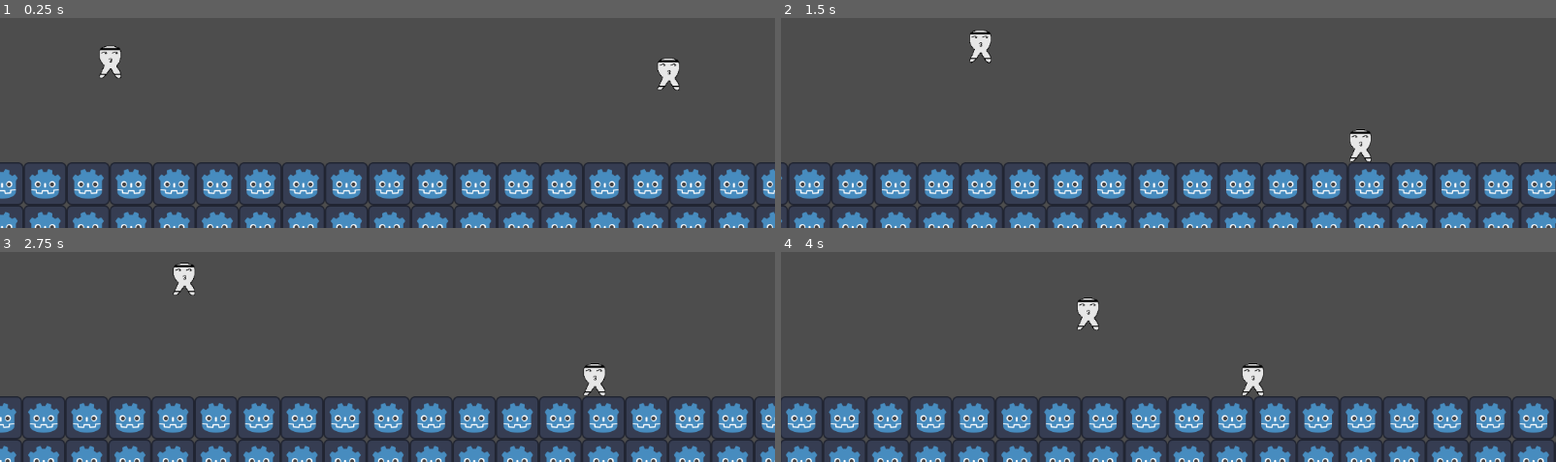
Above: before the commit, frames 1-4 (two rows, left to right).
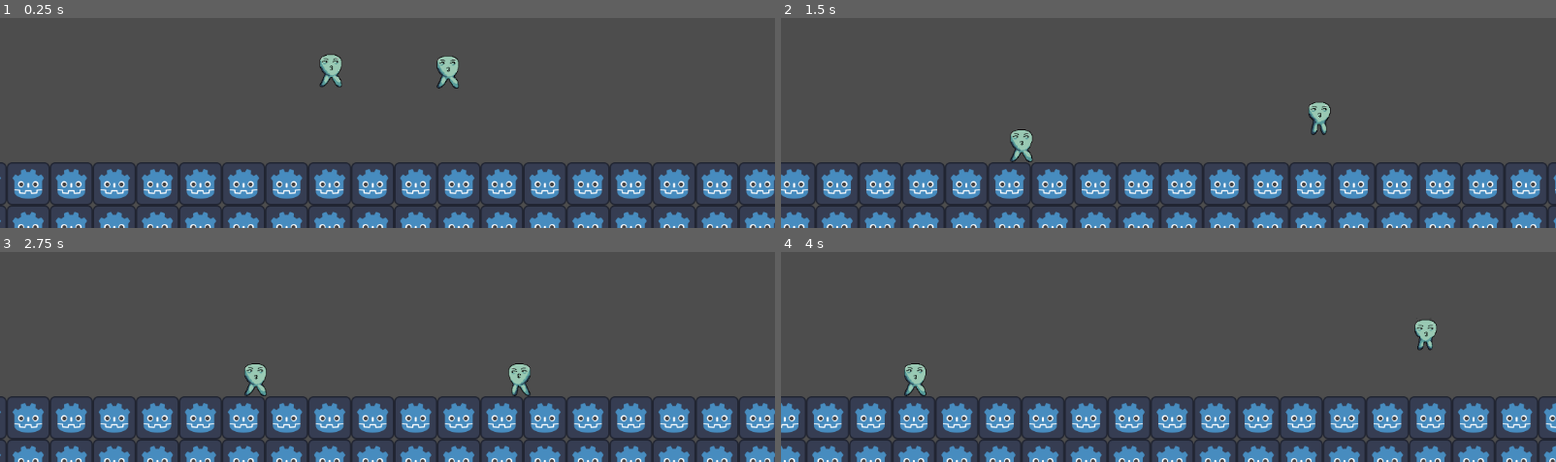
Above: after the commit, the same moments.

Repository: TheeVerySmall/rob-and-bob--doomsday
Game: Godot game, scene res://scenes/test_scene.tscn
Two runs of this game, one before a commit and one after it. Both use one fixed random seed, a clock stepped at 60 frames per second and the inputs below.
Inputs:
- Up to frame 1 (0.25 s): no input
- Up to frame 2 (1.5 s): hold Right (ui_right) from 0.53 s (still down); tap A (A) at 0.6 s; tap Up (ui_up) at 0.77, 1.07 s; tap D (D) at 0.8, 1.35 s
- Up to frame 3 (2.75 s): tap Up (ui_up) at 1.52, 1.82, 2.3 s; tap W (W) at 1.55, 2.1 s; release Right (ui_right) at 2.03 s; hold Left (ui_left) from 2.03 s (still down)
- Up to frame 4 (4 s): release Left (ui_left) at 2.78 s; hold Right (ui_right) from 2.78 s (still down); tap Up (ui_up) at 2.85, 3.02, 3.32, 3.77 s; tap A (A) at 3.05, 3.6 s; tap D (D) at 3.8 s

The runs differ from the first frame. In frame 1, 19% of the frame differs, in the area x 0-100%, y 13-100%; in frame 2, 19%; in frame 3, 19%; in frame 4, 19%.

Commit message:
Animation completed and speed/jump adjusted

Diff:
--- a/characters/bob.tscn
+++ b/characters/bob.tscn
@@ -1,9 +1,167 @@
-[gd_scene load_steps=3 format=3 uid="uid://db4euh32djnmt"]
+[gd_scene load_steps=24 format=3 uid="uid://db4euh32djnmt"]
 
-[ext_resource type="Texture2D" uid="uid://ci1pphumxdfao" path="res://art/ligga.png" id="1_iqfss"]
+[ext_resource type="Texture2D" uid="uid://drm6l5lxo2jrn" path="res://art/spritesheet1.png" id="1_y812g"]
 
 [sub_resource type="RectangleShape2D" id="RectangleShape2D_pl264"]
 size = Vector2(43, 62)
+
+[sub_resource type="AtlasTexture" id="AtlasTexture_c7upp"]
+atlas = ExtResource("1_y812g")
+region = Rect2(0, 0, 64, 64)
+
+[sub_resource type="AtlasTexture" id="AtlasTexture_pgkbb"]
+atlas = ExtResource("1_y812g")
+region = Rect2(64, 0, 64, 64)
+
+[sub_resource type="AtlasTexture" id="AtlasTexture_yf1fh"]
+atlas = ExtResource("1_y812g")
+region = Rect2(128, 0, 64, 64)
+
+[sub_resource type="AtlasTexture" id="AtlasTexture_71owj"]
+atlas = ExtResource("1_y812g")
+region = Rect2(192, 0, 64, 64)
+
+[sub_resource type="AtlasTexture" id="AtlasTexture_5nsi6"]
+atlas = ExtResource("1_y812g")
+region = Rect2(256, 0, 64, 64)
+
+[sub_resource type="AtlasTexture" id="AtlasTexture_j7m22"]
+atlas = ExtResource("1_y812g")
+region = Rect2(320, 0, 64, 64)
+
+[sub_resource type="AtlasTexture" id="AtlasTexture_x4ox7"]
+atlas = ExtResource("1_y812g")
+region = Rect2(0, 128, 64, 64)
+
+[sub_resource type="AtlasTexture" id="AtlasTexture_nevvu"]
+atlas = ExtResource("1_y812g")
+region = Rect2(64, 128, 64, 64)
+
+[sub_resource type="AtlasTexture" id="AtlasTexture_p1vx0"]
+atlas = ExtResource("1_y812g")
+region = Rect2(128, 128, 64, 64)
+
+[sub_resource type="AtlasTexture" id="AtlasTexture_81ejp"]
+atlas = ExtResource("1_y812g")
+region = Rect2(192, 128, 64, 64)
+
+[sub_resource type="AtlasTexture" id="AtlasTexture_6scj2"]
+atlas = ExtResource("1_y812g")
+region = Rect2(256, 128, 64, 64)
+
+[sub_resource type="AtlasTexture" id="AtlasTexture_lsc42"]
+atlas = ExtResource("1_y812g")
+region = Rect2(320, 128, 64, 64)
+
+[sub_resource type="AtlasTexture" id="AtlasTexture_ttfl4"]
+atlas = ExtResource("1_y812g")
+region = Rect2(384, 128, 64, 64)
+
+[sub_resource type="AtlasTexture" id="AtlasTexture_nwctu"]
+atlas = ExtResource("1_y812g")
+region = Rect2(448, 128, 64, 64)
+
+[sub_resource type="AtlasTexture" id="AtlasTexture_mqj2x"]
+atlas = ExtResource("1_y812g")
+region = Rect2(0, 64, 64, 64)
+
+[sub_resource type="AtlasTexture" id="AtlasTexture_xjeg8"]
+atlas = ExtResource("1_y812g")
+region = Rect2(64, 64, 64, 64)
+
+[sub_resource type="AtlasTexture" id="AtlasTexture_bceyk"]
+atlas = ExtResource("1_y812g")
+region = Rect2(128, 64, 64, 64)
+
+[sub_resource type="AtlasTexture" id="AtlasTexture_rbb5o"]
+atlas = ExtResource("1_y812g")
+region = Rect2(192, 64, 64, 64)
+
+[sub_resource type="AtlasTexture" id="AtlasTexture_hj0yc"]
+atlas = ExtResource("1_y812g")
+region = Rect2(256, 64, 64, 64)
+
+[sub_resource type="AtlasTexture" id="AtlasTexture_1jcqp"]
+atlas = ExtResource("1_y812g")
+region = Rect2(320, 64, 64, 64)
+
+[sub_resource type="SpriteFrames" id="SpriteFrames_u6so1"]
+animations = [{
+"frames": [{
+"duration": 1.0,
+"texture": SubResource("AtlasTexture_c7upp")
+}, {
+"duration": 1.0,
+"texture": SubResource("AtlasTexture_pgkbb")
+}, {
+"duration": 1.0,
+"texture": SubResource("AtlasTexture_yf1fh")
+}, {
+"duration": 1.0,
+"texture": SubResource("AtlasTexture_71owj")
+}, {
+"duration": 1.0,
+"texture": SubResource("AtlasTexture_5nsi6")
+}, {
+"duration": 1.0,
+"texture": SubResource("AtlasTexture_j7m22")
+}],
+"loop": true,
+"name": &"idle",
+"speed": 4.0
+}, {
+"frames": [{
+"duration": 1.0,
+"texture": SubResource("AtlasTexture_x4ox7")
+}, {
+"duration": 1.0,
+"texture": SubResource("AtlasTexture_nevvu")
+}, {
+"duration": 1.0,
+"texture": SubResource("AtlasTexture_p1vx0")
+}, {
+"duration": 1.0,
+"texture": SubResource("AtlasTexture_81ejp")
+}, {
+"duration": 1.0,
+"texture": SubResource("AtlasTexture_6scj2")
+}, {
+"duration": 1.0,
+"texture": SubResource("AtlasTexture_lsc42")
+}, {
+"duration": 1.0,
+"texture": SubResource("AtlasTexture_ttfl4")
+}, {
+"duration": 1.0,
+"texture": SubResource("AtlasTexture_nwctu")
+}],
+"loop": false,
+"name": &"jump",
+"speed": 9.0
+}, {
+"frames": [{
+"duration": 1.0,
+"texture": SubResource("AtlasTexture_mqj2x")
+}, {
+"duration": 1.0,
+"texture": SubResource("AtlasTexture_xjeg8")
+}, {
+"duration": 1.0,
+"texture": SubResource("AtlasTexture_bceyk")
+}, {
+"duration": 1.0,
+"texture": SubResource("AtlasTexture_rbb5o")
+}, {
+"duration": 1.0,
+"texture": SubResource("AtlasTexture_hj0yc")
+}, {
+"duration": 1.0,
+"texture": SubResource("AtlasTexture_1jcqp")
+}],
+"loop": true,
+"name": &"run",
+"speed": 14.0
+}]
 
 [node name="Bob" type="CharacterBody2D"]
 scale = Vector2(0.8, 0.8)
@@ -13,5 +171,6 @@
 position = Vector2(3.5, 1)
 shape = SubResource("RectangleShape2D_pl264")
 
-[node name="Sprite2D" type="Sprite2D" parent="."]
-texture = ExtResource("1_iqfss")
+[node name="AnimatedSprite2D" type="AnimatedSprite2D" parent="."]
+sprite_frames = SubResource("SpriteFrames_u6so1")
+animation = &"jump"
--- a/characters/rob.tscn
+++ b/characters/rob.tscn
@@ -1,9 +1,167 @@
-[gd_scene load_steps=3 format=3 uid="uid://dd28ppi3mpjwi"]
+[gd_scene load_steps=24 format=3 uid="uid://dd28ppi3mpjwi"]
 
-[ext_resource type="Texture2D" uid="uid://ci1pphumxdfao" path="res://art/ligga.png" id="1_kiwrb"]
+[ext_resource type="Texture2D" uid="uid://drm6l5lxo2jrn" path="res://art/spritesheet1.png" id="1_eyusd"]
 
 [sub_resource type="RectangleShape2D" id="RectangleShape2D_pl264"]
 size = Vector2(43, 62)
+
+[sub_resource type="AtlasTexture" id="AtlasTexture_c7upp"]
+atlas = ExtResource("1_eyusd")
+region = Rect2(0, 0, 64, 64)
+
+[sub_resource type="AtlasTexture" id="AtlasTexture_pgkbb"]
+atlas = ExtResource("1_eyusd")
+region = Rect2(64, 0, 64, 64)
+
+[sub_resource type="AtlasTexture" id="AtlasTexture_yf1fh"]
+atlas = ExtResource("1_eyusd")
+region = Rect2(128, 0, 64, 64)
+
+[sub_resource type="AtlasTexture" id="AtlasTexture_71owj"]
+atlas = ExtResource("1_eyusd")
+region = Rect2(192, 0, 64, 64)
+
+[sub_resource type="AtlasTexture" id="AtlasTexture_5nsi6"]
+atlas = ExtResource("1_eyusd")
+region = Rect2(256, 0, 64, 64)
+
+[sub_resource type="AtlasTexture" id="AtlasTexture_j7m22"]
+atlas = ExtResource("1_eyusd")
+region = Rect2(320, 0, 64, 64)
+
+[sub_resource type="AtlasTexture" id="AtlasTexture_x4ox7"]
+atlas = ExtResource("1_eyusd")
+region = Rect2(0, 128, 64, 64)
+
+[sub_resource type="AtlasTexture" id="AtlasTexture_nevvu"]
+atlas = ExtResource("1_eyusd")
+region = Rect2(64, 128, 64, 64)
+
+[sub_resource type="AtlasTexture" id="AtlasTexture_p1vx0"]
+atlas = ExtResource("1_eyusd")
+region = Rect2(128, 128, 64, 64)
+
+[sub_resource type="AtlasTexture" id="AtlasTexture_81ejp"]
+atlas = ExtResource("1_eyusd")
+region = Rect2(192, 128, 64, 64)
+
+[sub_resource type="AtlasTexture" id="AtlasTexture_6scj2"]
+atlas = ExtResource("1_eyusd")
+region = Rect2(256, 128, 64, 64)
+
+[sub_resource type="AtlasTexture" id="AtlasTexture_lsc42"]
+atlas = ExtResource("1_eyusd")
+region = Rect2(320, 128, 64, 64)
+
+[sub_resource type="AtlasTexture" id="AtlasTexture_ttfl4"]
+atlas = ExtResource("1_eyusd")
+region = Rect2(384, 128, 64, 64)
+
+[sub_resource type="AtlasTexture" id="AtlasTexture_nwctu"]
+atlas = ExtResource("1_eyusd")
+region = Rect2(448, 128, 64, 64)
+
+[sub_resource type="AtlasTexture" id="AtlasTexture_mqj2x"]
+atlas = ExtResource("1_eyusd")
+region = Rect2(0, 64, 64, 64)
+
+[sub_resource type="AtlasTexture" id="AtlasTexture_xjeg8"]
+atlas = ExtResource("1_eyusd")
+region = Rect2(64, 64, 64, 64)
+
+[sub_resource type="AtlasTexture" id="AtlasTexture_bceyk"]
+atlas = ExtResource("1_eyusd")
+region = Rect2(128, 64, 64, 64)
+
+[sub_resource type="AtlasTexture" id="AtlasTexture_rbb5o"]
+atlas = ExtResource("1_eyusd")
+region = Rect2(192, 64, 64, 64)
+
+[sub_resource type="AtlasTexture" id="AtlasTexture_hj0yc"]
+atlas = ExtResource("1_eyusd")
+region = Rect2(256, 64, 64, 64)
+
+[sub_resource type="AtlasTexture" id="AtlasTexture_1jcqp"]
+atlas = ExtResource("1_eyusd")
+region = Rect2(320, 64, 64, 64)
+
+[sub_resource type="SpriteFrames" id="SpriteFrames_a8lju"]
+animations = [{
+"frames": [{
+"duration": 1.0,
+"texture": SubResource("AtlasTexture_c7upp")
+}, {
+"duration": 1.0,
+"texture": SubResource("AtlasTexture_pgkbb")
+}, {
+"duration": 1.0,
+"texture": SubResource("AtlasTexture_yf1fh")
+}, {
+"duration": 1.0,
+"texture": SubResource("AtlasTexture_71owj")
+}, {
+"duration": 1.0,
+"texture": SubResource("AtlasTexture_5nsi6")
+}, {
+"duration": 1.0,
+"texture": SubResource("AtlasTexture_j7m22")
+}],
+"loop": true,
+"name": &"idle",
+"speed": 4.0
+}, {
+"frames": [{
+"duration": 1.0,
+"texture": SubResource("AtlasTexture_x4ox7")
+}, {
+"duration": 1.0,
+"texture": SubResource("AtlasTexture_nevvu")
+}, {
+"duration": 1.0,
+"texture": SubResource("AtlasTexture_p1vx0")
+}, {
+"duration": 1.0,
+"texture": SubResource("AtlasTexture_81ejp")
+}, {
+"duration": 1.0,
+"texture": SubResource("AtlasTexture_6scj2")
+}, {
+"duration": 1.0,
+"texture": SubResource("AtlasTexture_lsc42")
+}, {
+"duration": 1.0,
+"texture": SubResource("AtlasTexture_ttfl4")
+}, {
+"duration": 1.0,
+"texture": SubResource("AtlasTexture_nwctu")
+}],
+"loop": false,
+"name": &"jump",
+"speed": 9.0
+}, {
+"frames": [{
+"duration": 1.0,
+"texture": SubResource("AtlasTexture_mqj2x")
+}, {
+"duration": 1.0,
+"texture": SubResource("AtlasTexture_xjeg8")
+}, {
+"duration": 1.0,
+"texture": SubResource("AtlasTexture_bceyk")
+}, {
+"duration": 1.0,
+"texture": SubResource("AtlasTexture_rbb5o")
+}, {
+"duration": 1.0,
+"texture": SubResource("AtlasTexture_hj0yc")
+}, {
+"duration": 1.0,
+"texture": SubResource("AtlasTexture_1jcqp")
+}],
+"loop": true,
+"name": &"run",
+"speed": 14.0
+}]
 
 [node name="Rob" type="CharacterBody2D"]
 scale = Vector2(0.8, 0.8)
@@ -15,5 +173,6 @@
 position = Vector2(3.5, 1)
 shape = SubResource("RectangleShape2D_pl264")
 
-[node name="Sprite2D" type="Sprite2D" parent="."]
-texture = ExtResource("1_kiwrb")
+[node name="AnimatedSprite2D" type="AnimatedSprite2D" parent="."]
+sprite_frames = SubResource("SpriteFrames_a8lju")
+animation = &"jump"
--- a/scenes/test_scene.tscn
+++ b/scenes/test_scene.tscn
@@ -22,11 +22,11 @@
 [node name="Node2D" type="Node2D"]
 
 [node name="Bob" parent="." instance=ExtResource("2_nd71p")]
-position = Vector2(126, 397)
+position = Vector2(333, 412)
 script = ExtResource("2_yclgf")
 
 [node name="Rob" parent="." instance=ExtResource("4_nbdn7")]
-position = Vector2(956, 415)
+position = Vector2(159, 410)
 script = ExtResource("1_gya51")
 
 [node name="camera" type="Camera2D" parent="."]
--- a/scripts/bob.gd
+++ b/scripts/bob.gd
@@ -1,18 +1,34 @@
+#Bob is faster and has int
+
+
+
 extends CharacterBody2D
 
+@onready var anim : AnimatedSprite2D = $AnimatedSprite2D
 
 const SPEED = 300.0
-const JUMP_VELOCITY = -550.0
+const JUMP_VELOCITY = -400.0
 
 
 func _physics_process(delta):
 	# Add the gravity.
 	if not is_on_floor():
 		velocity += get_gravity() * delta
+	else:
+		if abs(velocity.x) > 10:
+			anim.play("run")
+		else:
+			anim.play("idle")
+
+	if velocity.x < 0:
+		anim.flip_h = true
+	else:
+		anim.flip_h = false
 
 	# Handle jump.
 	if Input.is_action_just_pressed("ui_up") and is_on_floor():
 		velocity.y = JUMP_VELOCITY
+		anim.play("jump")
 
 	# Get the input direction and handle the movement/deceleration.
 	# As good practice, you should replace UI actions with custom gameplay actions.
--- a/scripts/rob.gd
+++ b/scripts/rob.gd
@@ -1,18 +1,36 @@
+#Rob jumps higher and has str
+
+
+
 extends CharacterBody2D
 
+@onready var anim : AnimatedSprite2D = $AnimatedSprite2D
 
-const SPEED = 300.0
-const JUMP_VELOCITY = -550.0
+const SPEED = 240.0
+const JUMP_VELOCITY = -480.0
 
 
 func _physics_process(delta):
 	# Add the gravity.
 	if not is_on_floor():
 		velocity += get_gravity() * delta
+	else:
+		if abs(velocity.x) > 10:
+			anim.play("run")
+		else:
+			anim.play("idle")
+
+
+	if velocity.x < 0:
+		anim.flip_h = true
+	else:
+		anim.flip_h = false
+
 
 	# Handle jump.
 	if Input.is_action_just_pressed("W") and is_on_floor():
 		velocity.y = JUMP_VELOCITY
+		anim.play("jump")
 
 	# Get the input direction and handle the movement/deceleration.
 	# As good practice, you should replace UI actions with custom gameplay actions.
Binary file added: art/spritesheet1.png
Not shown, added: art/spritesheet1.png.import
